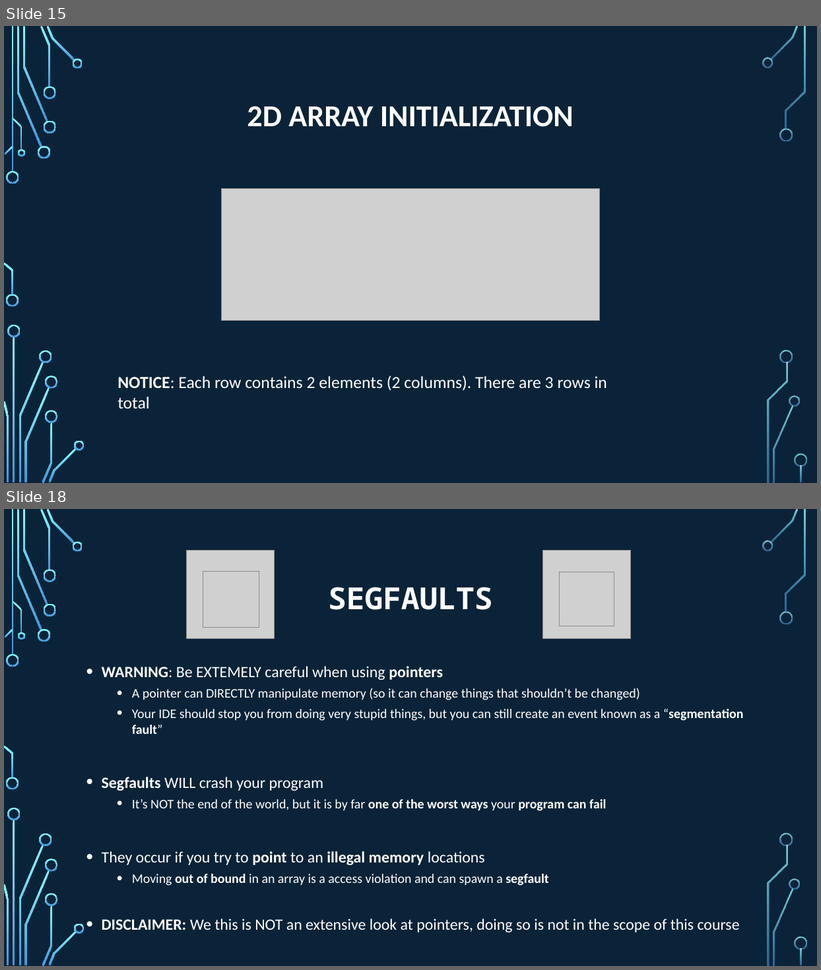
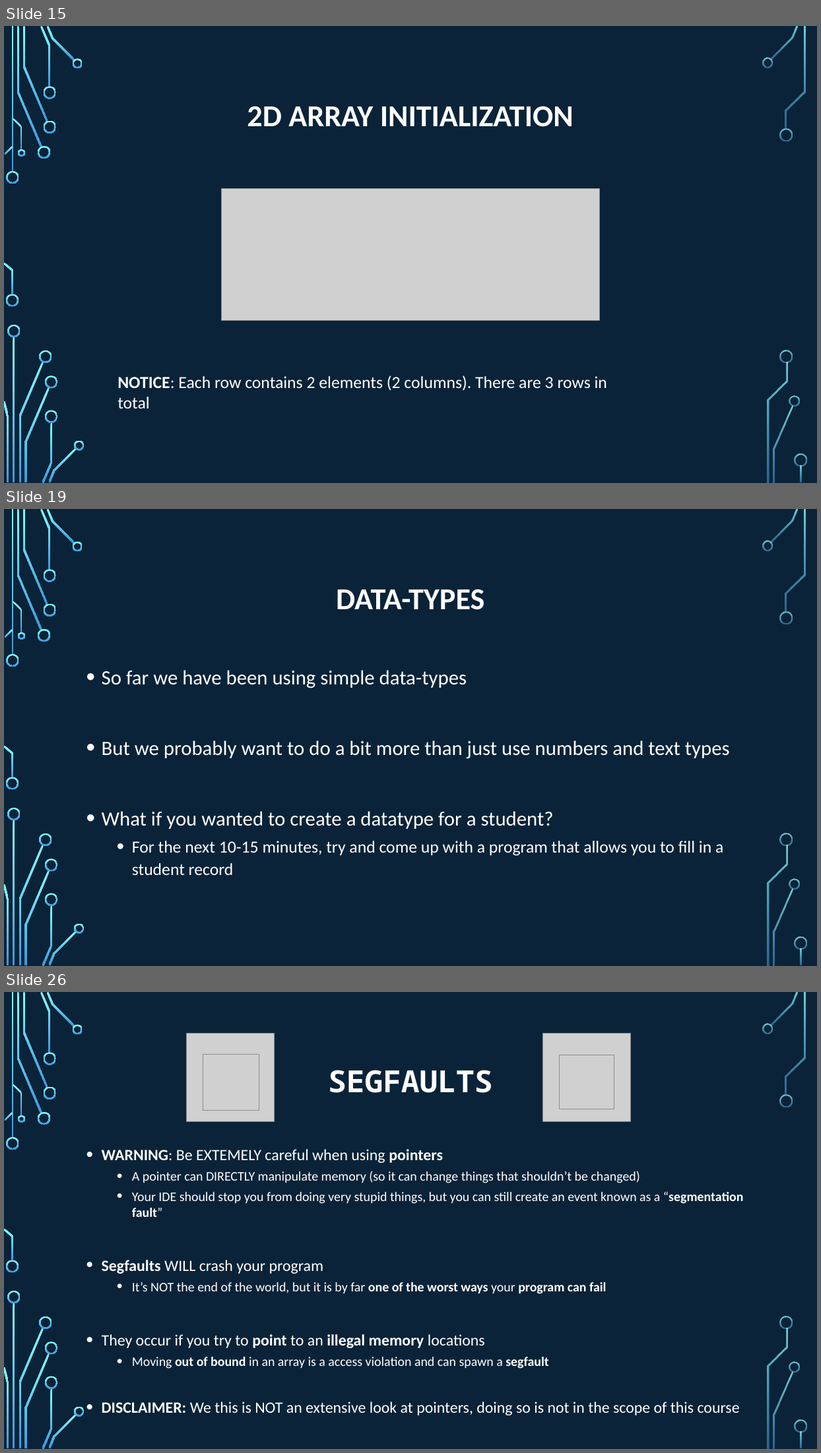
Before and after one commit to psypdt/ZIS_C-_Summer_Course_2019, a slide deck: Day_5/Day_5.pptx. Shown one above the other, each under a label of ours: slides 15 and 18 before the commit, slides 15, 19 and 26 after it; the slides between them are not shown. The pictures are 821x970 and 821x1453 pixels, drawn with LibreOffice and Linux fonts; fonts in the diff are those of the drawing; grey boxes stand for pictures; background and template pictures are left out. Boxes give left, top, right and bottom in pixels: in the first picture for what was removed or moved away, otherwise in the second. Text is boxed around its words. In the diff, an @@ line names an element or a change of style, - is before the commit and + after.

```diff
--- a/Day_5/Day_5.pptx
+++ b/Day_5/Day_5.pptx
@@ slide 19 added at bbox=[4, 509, 817, 966], background picture (left out); not listed: 36 template elements that a slide beside it also shows @@
@@ title added at bbox=[336, 589, 484, 610], 36 pt, text #FFFFFF, bold @@
+DATA-TYPES
@@ text added at bbox=[102, 670, 730, 876], 24 pt, text #FFFFFF @@
+• So far we have been using simple data-types
+• But we probably want to do a bit more than just use numbers and text types
+• What if you wanted to create a datatype for a student?
+  • For the next 10-15 minutes, try and come up with a program that allows you to fill in a student record
@@ what was slide 18 is now slide 26 @@
```
Also in this commit, not shown: 1 slide changed, 8 other slides added, 1 slide removed, 1 other file.
